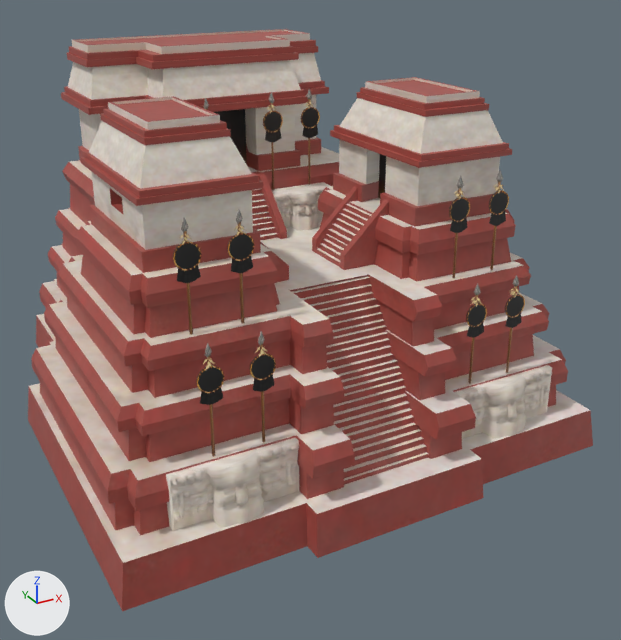
A saved change to the COLLADA model art/meshes/structural/maya_protoclassic/fortress_1.dae.
One viewpoint serves both versions: a 50 mm camera at (-20.9, -44.5, 24.2) aimed at (1.6, -3.6, 3.7). The lights are fixed; the arrows at lower left show +X, +Y and +Z. Vertices at the same position are counted once.

The first picture shows 'fortress_1'.
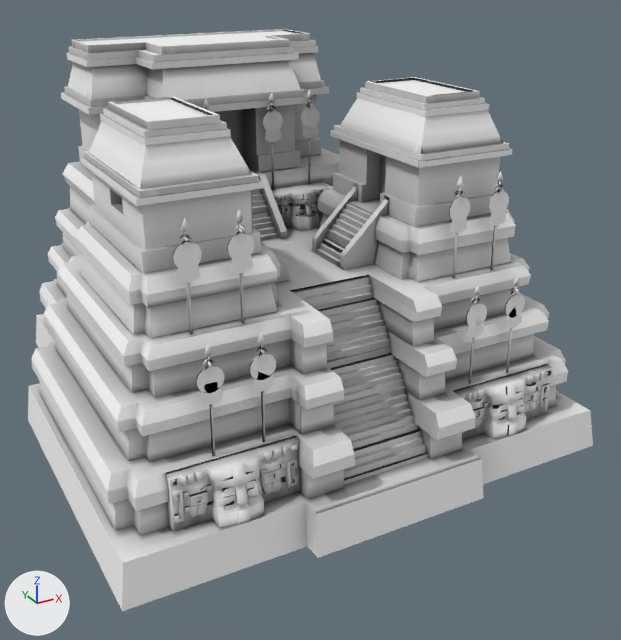
What the commit changed:
Picture 'fortress_1.png' (img_fortress_1_png) is new.
Material 'Material_001.001' (mat_material_001_001) changes its picture from img_maya_protoclassic_struct_png to img_fortress_1_png.
me_cubo_000 is used by ob_fortress_1; location (0.0, 0.0, 0.0).
me_cubo_000 had 5380 vertices, 8908 faces and spanned x -14.0..14.0, y -15.9..14.9, z -2.4..18.8.
me_cubo_000 now has 5117 vertices, 8374 faces and spans x -14.0..14.0, y -15.9..14.9, z -2.4..18.8.
me_cubo_000 part 1: the loose piece of 60 vertices spanning x -8.5..8.7, y 2.1..12.0, z 10.0..11.3 is moved by (0.0, 0.0, -0.2).
me_cubo_000 part 2: the loose piece of 4 vertices spanning x -1.3..1.5, y 4.5, z 11.0..15.0 is deleted.
me_cubo_000 part 3: 60 vertices moved within x -9.2..9.2, y -13.1..1.9, z 6.1..13.8; 355 vertices removed from x -10.7..10.8, y -14.3..10.8, z 1.2..18.8; 98 vertices added at x -9.1..9.1, y -11.2..5.7, z 10.7..15.0.
me_cubo_000 part 4: 6009 kept faces spanning x -14.0..14.0, y -15.9..14.9, z -2.4..18.8 get new texture (UV) coordinates.

Boxes [x1, y1, x2, y2] around the edits, measured in the pictures (621 x 640 px; the box of a moved part takes in the faces that stretch with it):
'fortress_1', surface changed, reshaped: [28, 29, 593, 611] in both
part 1 of me_cubo_000, moved or reshaped: before [62, 147, 339, 204]; after [62, 148, 339, 205]
part 2 of me_cubo_000, deleted (black): before [214, 109, 247, 165]
part 3 of me_cubo_000, cut back: before [76, 29, 550, 495]; after [173, 109, 521, 405]
part 4 of me_cubo_000, surface changed: [28, 29, 593, 611] in both
